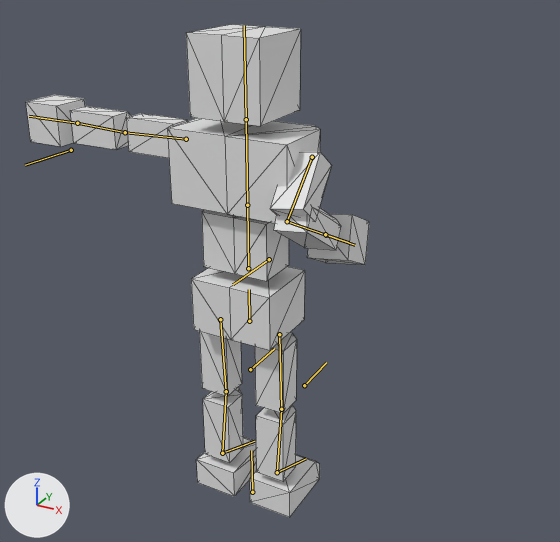
Renders of the glTF model BrowserGame/public/models/ToyQuest.glb from each side of a commit.
Before and after are seen from a 50 mm lens placed at (10.12, -16.63, 11.21), pointed at (0.61, 0.66, 2.56). Arrows for +X, +Y and +Z are at lower left; the lights stay in place. Both versions are drawn at frame 9 of the action '01_rightarm.run'; the numbers are the values there. The bones that bend it are drawn over the model as lines. Mesh edges are drawn as thin lines.

Names of what the first picture shows: '立方体'.
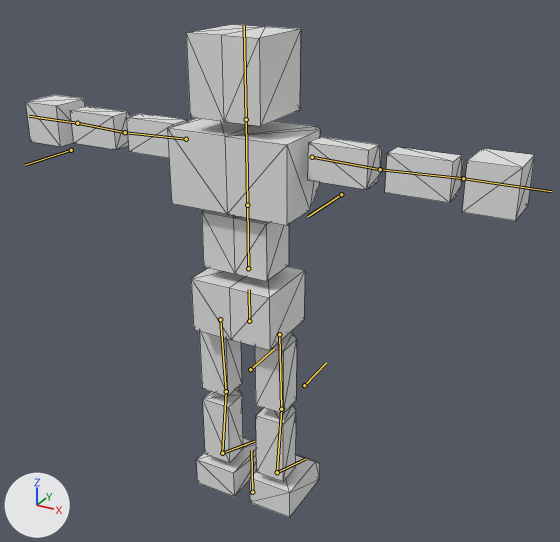
Changed parts and their boxes [x1, y1, x2, y2] in the pictures (560 x 542 px):
'立方体', posed (48% wider)
    before: [26, 24, 369, 517]
    after: [26, 24, 535, 517]
bone 'upper arm.L', root to tip
    before: (312, 157) to (287, 221)
    after: (312, 157) to (380, 169)
bone 'forearm.L', root to tip
    before: (287, 221) to (326, 235)
    after: (380, 169) to (463, 178)
bone 'hand.L', root to tip
    before: (326, 235) to (355, 245)
    after: (463, 178) to (551, 191)

The edits, one by one:
Bone 'upper arm.L' (bone_upper_arm_l) turns from (50, -3, -80) to (0, 0, 0) degrees about its own x, y and z.
Bone 'forearm.L' (bone_forearm_l) turns from (-100, -1, -1) to (0, 0, 0) degrees about its own x, y and z.
Bone 'hand.L' (bone_hand_l) turns from (-8, -3, -4) to (0, 0, 0) degrees about its own x, y and z.
